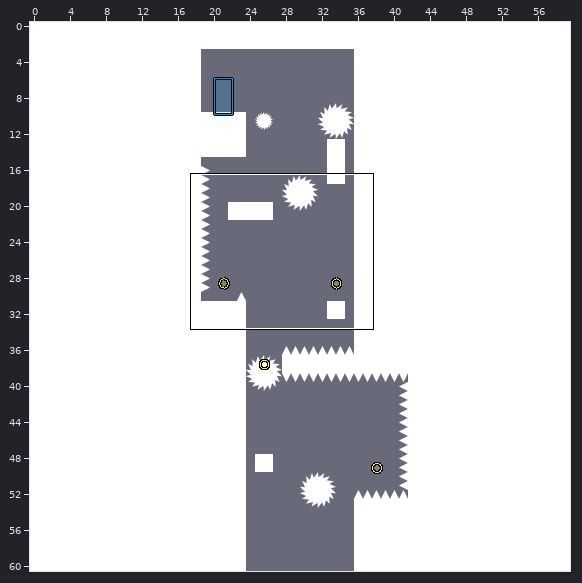
LDtk project, stored at Content/10 level.ldtk. The first picture is a wide view before the edit; the outline marks the close-up.
Close-up. Before the commit:
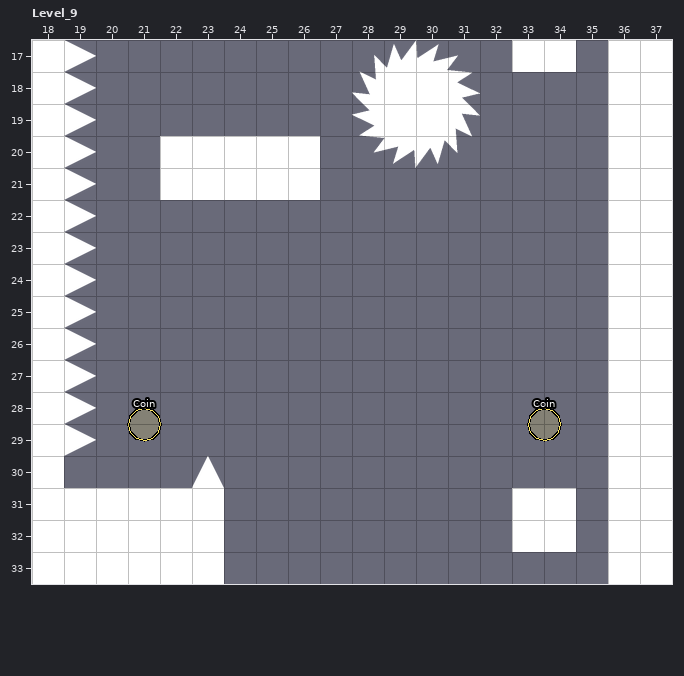
Cells are 32x32 px. Shown: Level_9 x 18..37, y 17..33. The commit also changed other parts of the map, which this record leaves out.
The same view after the edit:
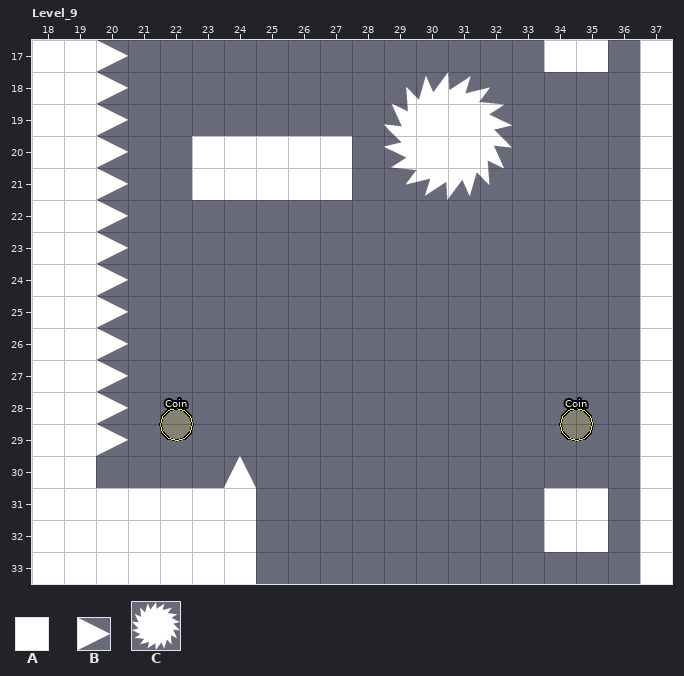
Key: from "Level": A 1 "Level", B 2 "Spike"; from "Sawblade": C 0.
_ is an empty cell.
Objects are placed by their top-left corner, in cells (3,4 is the top-left corner of cell 3,4); size is 1x1 cell unless given.
Edits made:
Layer "Entities":
Object C "Saw" at 28,17 size 4x4 becomes C "Saw" at 29,18 size 4x4.
Object "Coin" ellipse at 33.5,28.5 becomes "Coin" ellipse at 34.5,28.5.
Object "Coin" ellipse at 21,28.5 becomes "Coin" ellipse at 22,28.5.
Layer "Level":
The edit turns tile B into tile A in rows 17 to 29 at x 19.
There is now tile A in row 17 at x 35; in rows 20 to 21 at x 27; in row 30 at x 19; in rows 31 to 32 at x 24 and 35; in row 33 at x 24.
There is now tile B in rows 17 to 29 at x 20; in row 30 at x 24.
Tile A is gone in row 17 at x 33 and 36; in rows 18 to 19 at x 36; in rows 20 to 21 at x 22 and 36; in rows 22 to 30 at x 36; in rows 31 to 32 at x 33 and 36; in row 33 at x 36.
Tile B is gone in row 30 at x 23.
